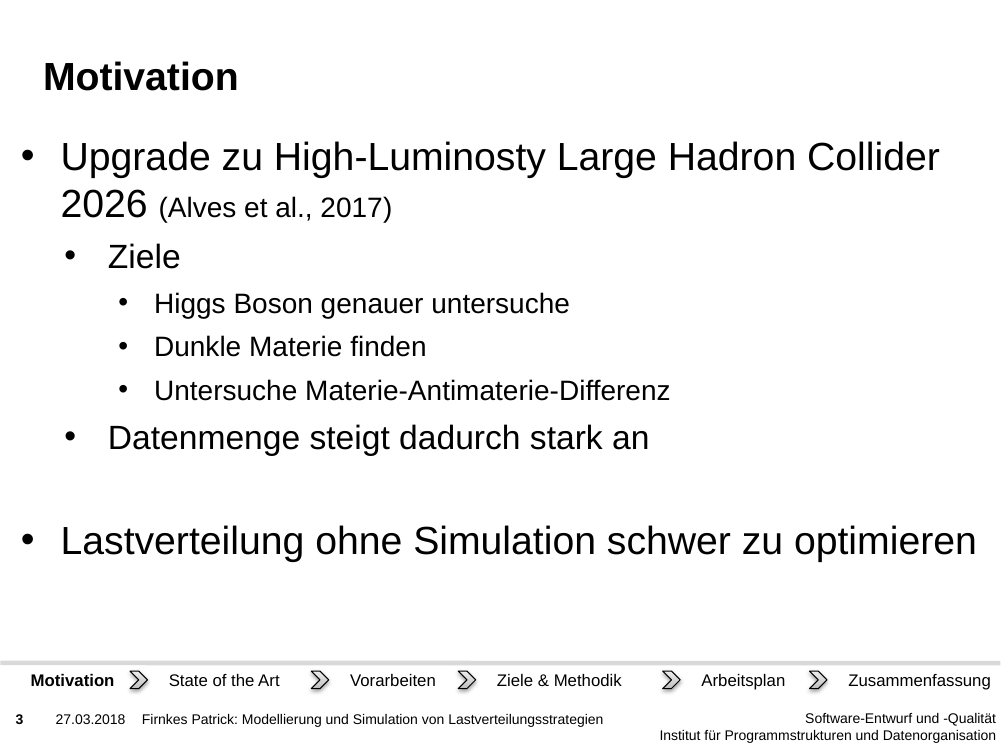
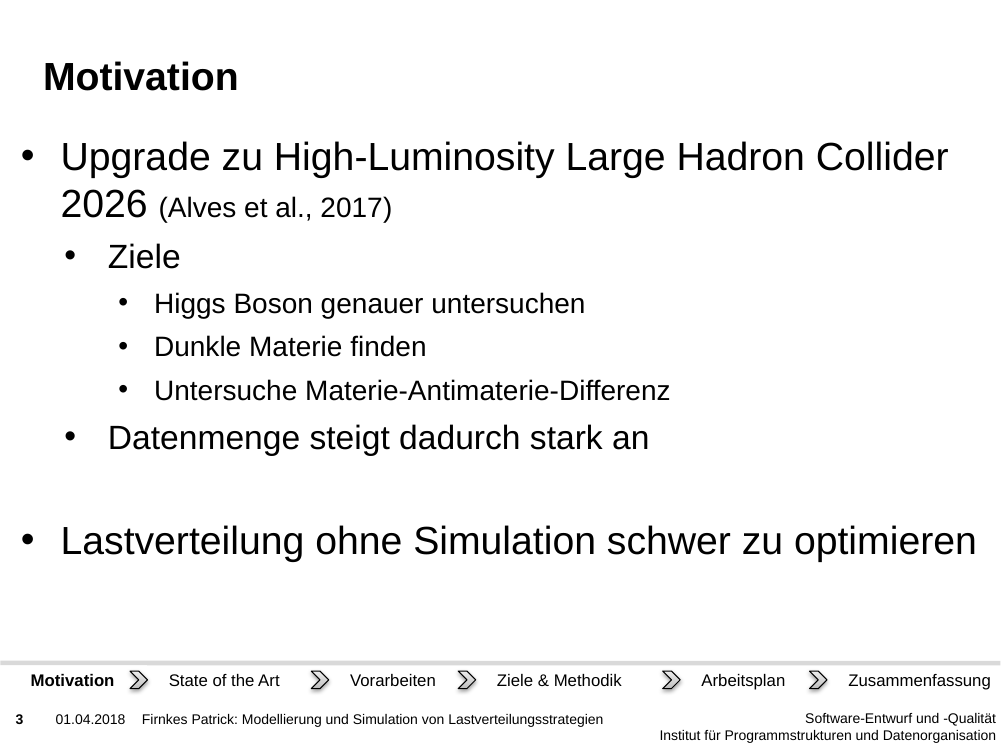
Before and after one commit to PatFirn/wlcg-loadbalancing, a slide deck: slide 3 of presentations/projekt-antrag.pptx. Drawn at 1008x756 pixels with LibreOffice and Linux fonts; fonts in the diff are those of the drawing; background and template pictures are left out. Boxes give left, top, right and bottom in pixels: in the first picture for what was removed or moved away, otherwise in the second. Text is boxed around its words. In the diff, an @@ line names an element or a change of style, - is before the commit and + after.

```diff
--- a/presentations/projekt-antrag.pptx
+++ b/presentations/projekt-antrag.pptx
@@ text at (61, 141, 949, 222): text changed @@
-• Upgrade zu High-Luminosty Large Hadron Collider 2026 (Alves et al., 2017)
+• Upgrade zu High-Luminosity Large Hadron Collider 2026 (Alves et al., 2017)
@@ text at (154, 292, 585, 318): text changed @@
-    • Higgs Boson genauer untersuche
+    • Higgs Boson genauer untersuchen
@@ text at (56, 714, 126, 724): text changed @@
-27.03.2018
+01.04.2018
```
Also in this commit, not shown: 32 other slides changed, 4 slides added.
